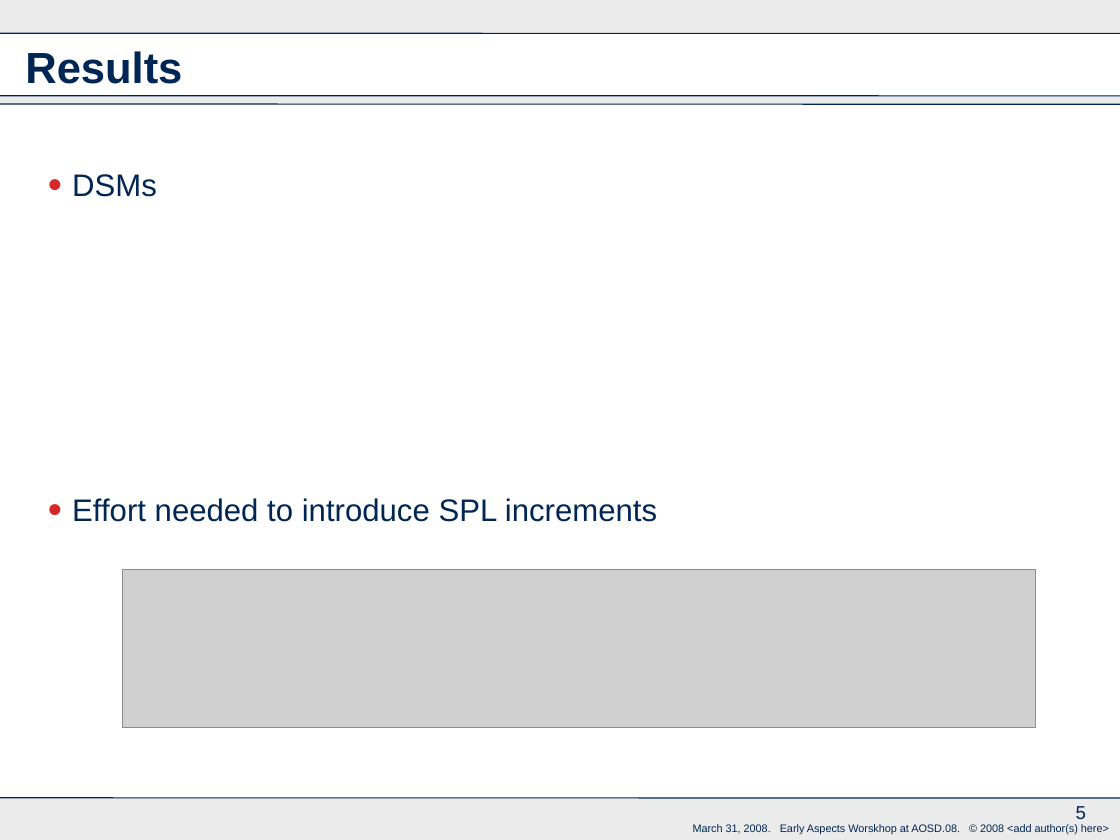
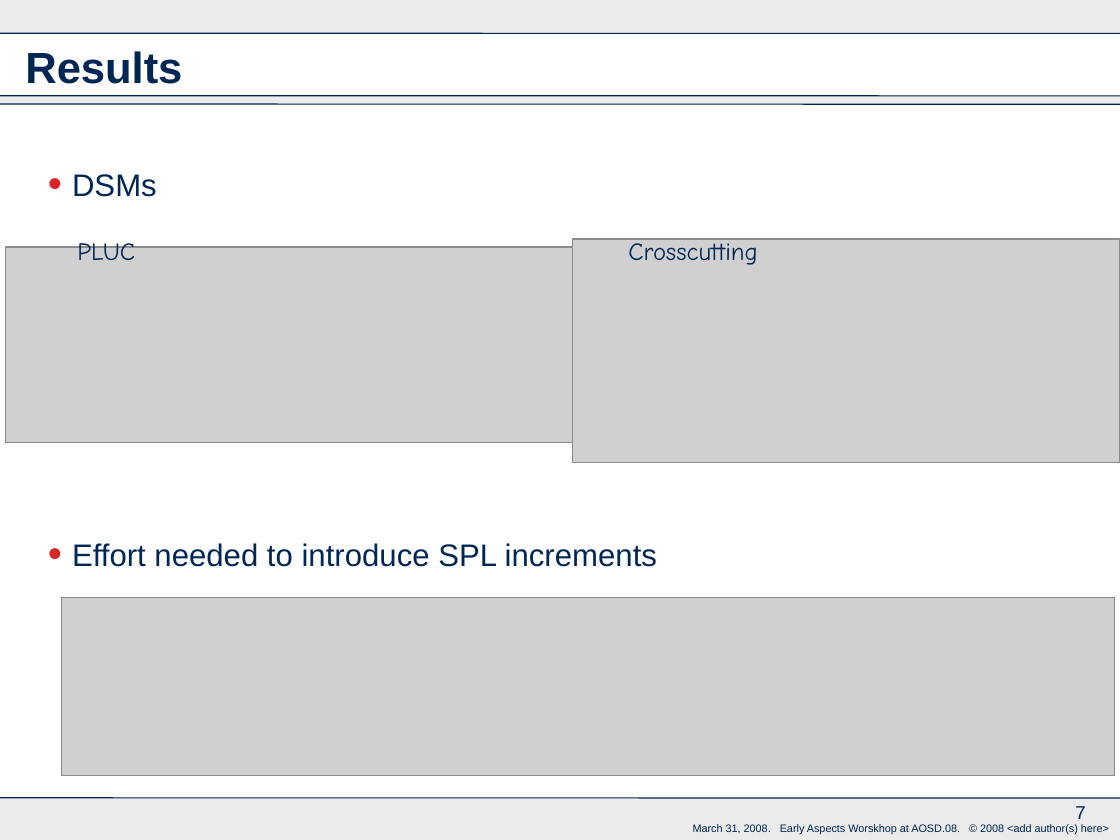
Before and after one commit to rbonifacio/variability-management-research, a slide deck: slide 7 of VariabilityManagement/docs/papers/ea/EA AOSD-RBA.ppt (slide 5 before the commit). Drawn at 1120x840 pixels with LibreOffice and Linux fonts; fonts in the diff are those of the drawing; grey boxes stand for pictures; background and template pictures are left out. Boxes give left, top, right and bottom in pixels: in the first picture for what was removed or moved away, otherwise in the second. Text is boxed around its words. In the diff, an @@ line names an element or a change of style, - is before the commit and + after.

```diff
--- a/VariabilityManagement/docs/papers/ea/EA AOSD-RBA.ppt
+++ b/VariabilityManagement/docs/papers/ea/EA AOSD-RBA.ppt
@@ text "DSMs" at <box>72,174,657,567</box>: indent changed; line spacing 23.9pt to 23.7pt @@
@@ text added at <box>77,239,135,260</box>, 16 pt, text #002654 @@
+PLUC
@@ picture added at <box>572,239,1120,463</box> @@
@@ text added at <box>628,239,758,265</box>, 16 pt, text #002654 @@
+Crosscutting
@@ picture added at <box>6,246,578,442</box> @@
@@ picture: place and size @@
-picture at <box>123,569,1036,728</box>
+picture at <box>62,598,1114,775</box>
@@ page number at <box>1075,806,1085,819</box>: text changed @@
-5
+7
```
Also in this commit, not shown: 5 other slides changed, 2 slides added.
